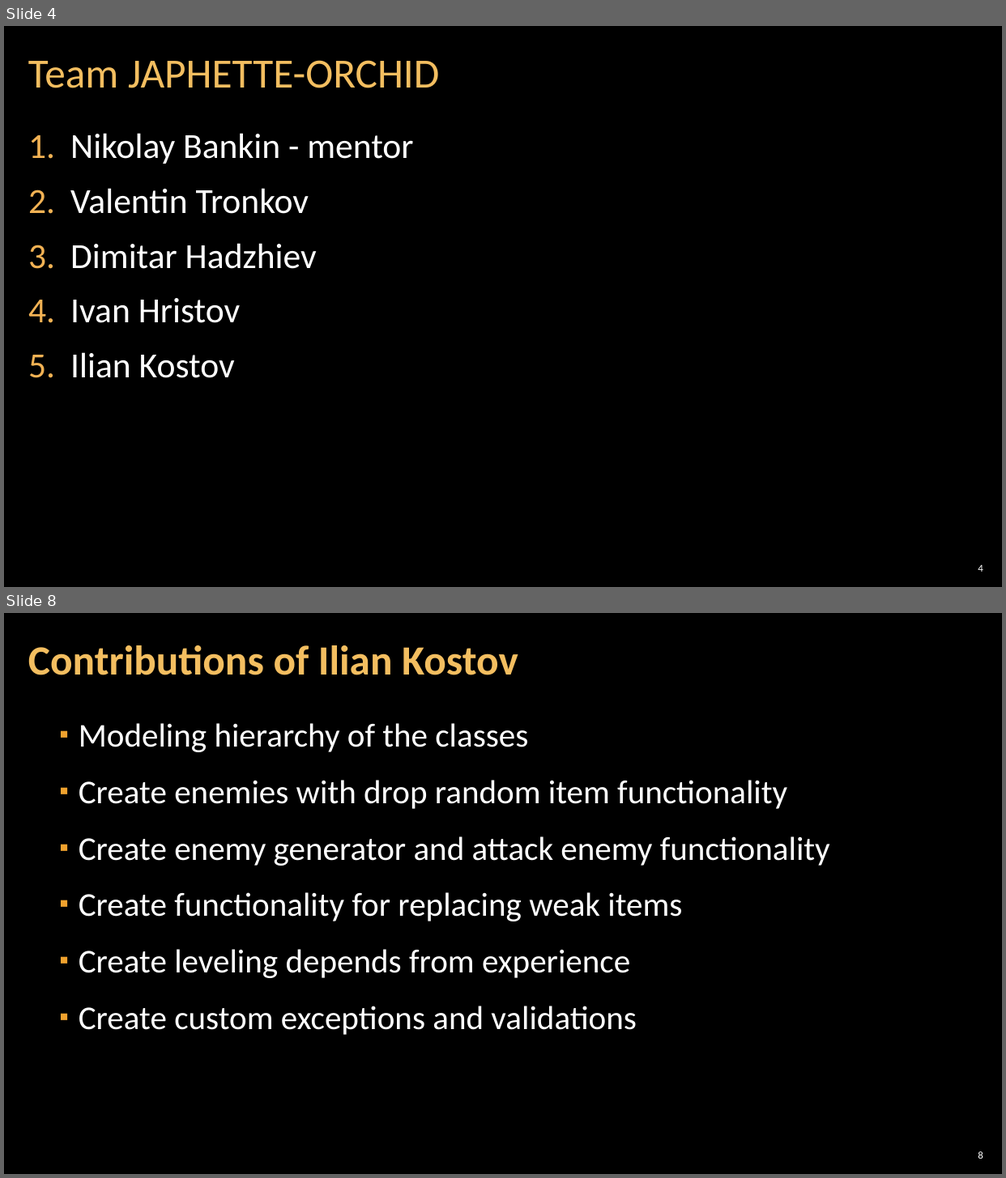
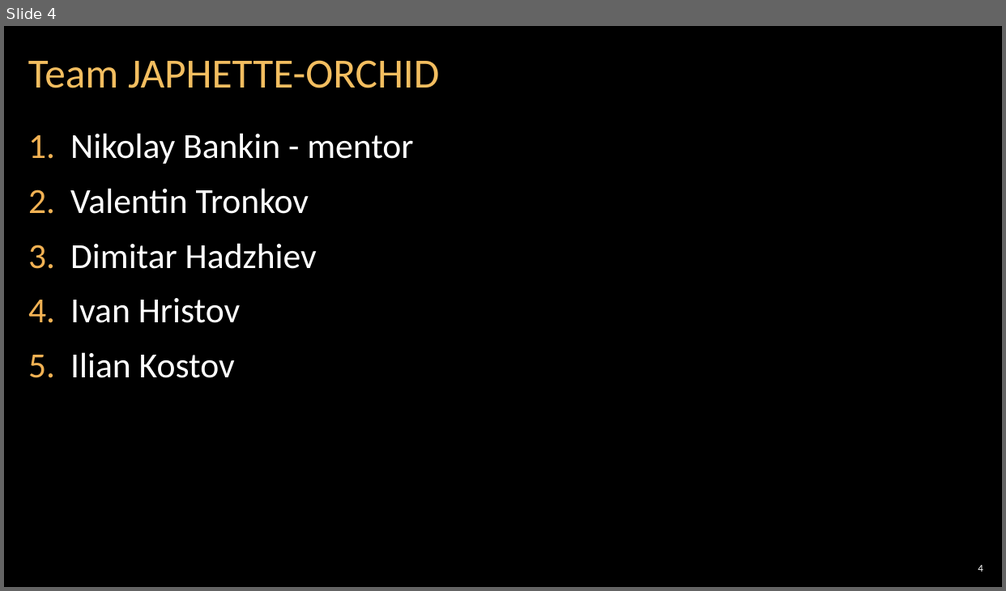
Before and after one commit to JAPHETTE-ORCHID/AsterixAndObelix, a slide deck: AsterixAndObelixRPG.pptx. Shown one above the other, each under a label of ours: slides 4 and 8 before the commit, slide 4 after it; the slides between them are not shown. The pictures are 1006x1178 and 1006x591 pixels, drawn with LibreOffice and Linux fonts; fonts in the diff are those of the drawing; background and template pictures are left out. Boxes give left, top, right and bottom in pixels: in the first picture for what was removed or moved away, otherwise in the second. Text is boxed around its words. In the diff, an @@ line names an element or a change of style, - is before the commit and + after.

```diff
--- a/AsterixAndObelixRPG.pptx
+++ b/AsterixAndObelixRPG.pptx
@@ slide 8 removed at bbox=[4, 613, 1002, 1174], background picture (left out) @@
@@ title removed at bbox=[28, 645, 518, 675] @@
-Contributions of Ilian Kostov
@@ text removed at bbox=[79, 723, 830, 1035] @@
-  ▪ Modeling hierarchy of the classes
-  ▪ Create enemies with drop random item functionality
-  ▪ Create enemy generator and attack enemy functionality
-  ▪ Create functionality for replacing weak items
-  ▪ Create leveling depends from experience
-  ▪ Create custom exceptions and validations
@@ page number removed at bbox=[978, 1152, 982, 1159] @@
-8
```
Also in this commit, not shown: 4 other slides removed, 3 other files.
